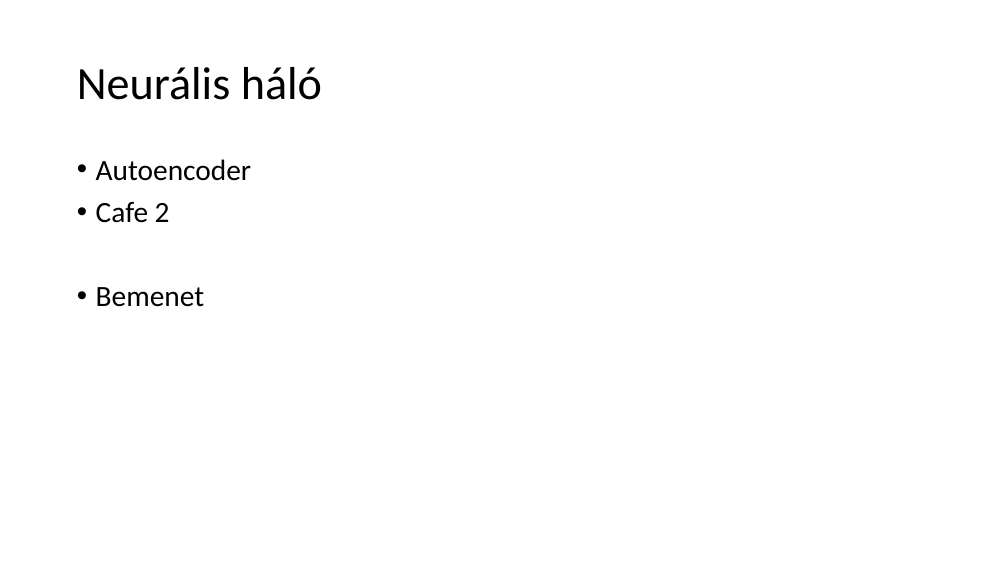
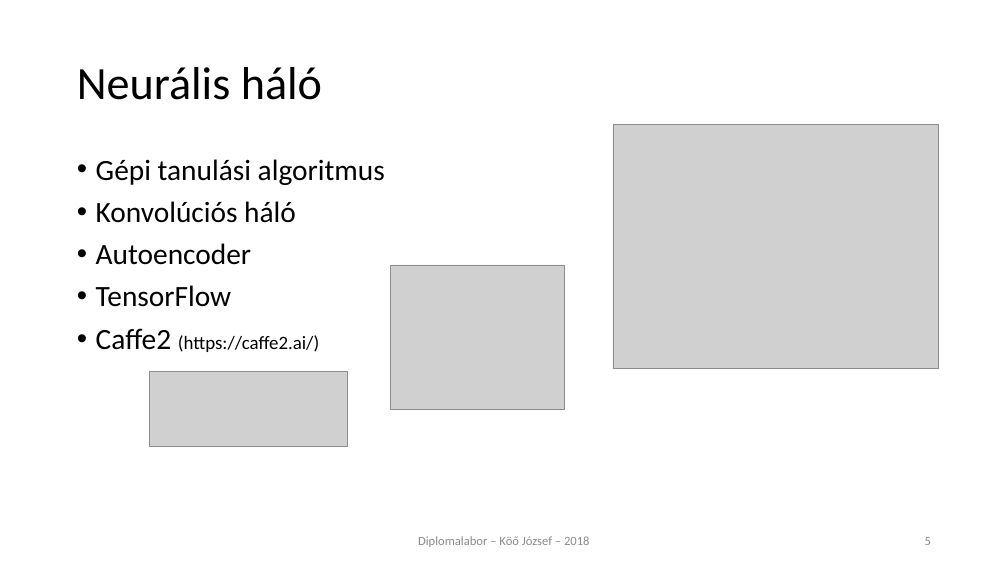
Before and after one commit to koojozsef/Szakdolgozat_PE, a slide deck: slide 5 of 01_doc/presentation_koo_jozsef.pptx. Drawn at 1008x567 pixels with LibreOffice and Linux fonts; fonts in the diff are those of the drawing; grey boxes stand for pictures. Boxes give left, top, right and bottom in pixels: in the first picture for what was removed or moved away, otherwise in the second. Text is boxed around its words. In the diff, an @@ line names an element or a change of style, - is before the commit and + after.

```diff
--- a/01_doc/presentation_koo_jozsef.pptx
+++ b/01_doc/presentation_koo_jozsef.pptx
@@ picture added at <box>613,125,939,368</box> @@
@@ text at <box>96,159,385,223</box>: paragraphs added @@
+• Gépi tanulási algoritmus
+• Konvolúciós háló
@@ picture added at <box>391,265,564,410</box> @@
@@ text at <box>96,285,319,352</box>: text changed; size 28 to 18 pt @@
-• Cafe 2
-• Bemenet
+• TensorFlow
+• Caffe2 (https://caffe2.ai/)
@@ picture added at <box>150,372,347,447</box> @@
@@ text added at <box>418,536,590,547</box>, 12 pt, text #8C8C8C @@
+Diplomalabor – Köő József – 2018
@@ page number added at <box>925,537,931,545</box>, 12 pt, text #8C8C8C @@
+5
```
Also in this commit, not shown: 15 other slides changed, 1 slide added, 1 slide removed.
